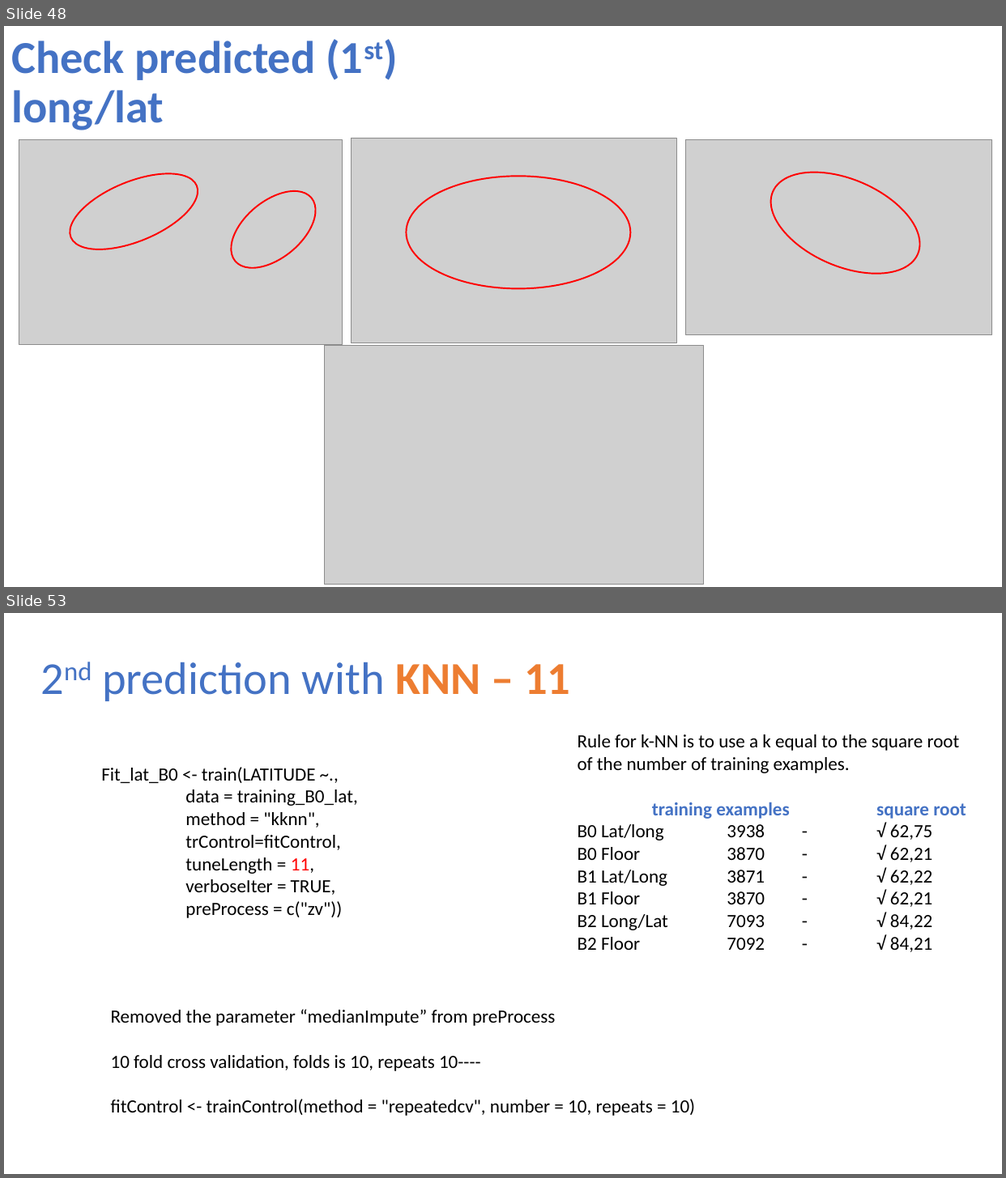
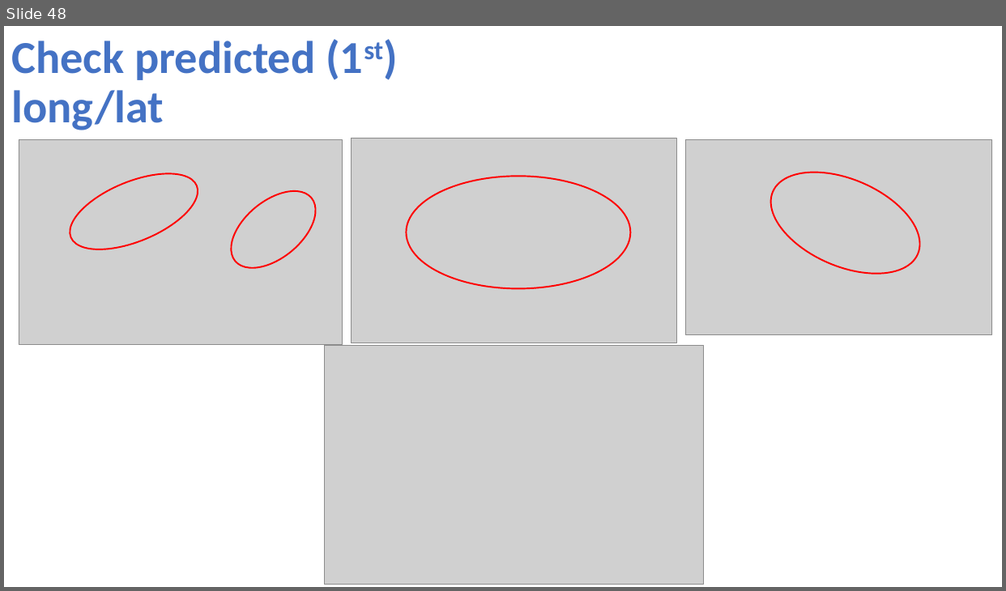
Before and after one commit to NatasjaFortuin/Wifi-locationing, a slide deck: Data etc/Pres Wifi.pptx. Shown one above the other, each under a label of ours: slides 48 and 53 before the commit, slide 48 after it; the slides between them are not shown. The pictures are 1006x1178 and 1006x591 pixels, drawn with LibreOffice and Linux fonts; fonts in the diff are those of the drawing; grey boxes stand for pictures. Boxes give left, top, right and bottom in pixels: in the first picture for what was removed or moved away, otherwise in the second. Text is boxed around its words. In the diff, an @@ line names an element or a change of style, - is before the commit and + after.

```diff
--- a/Data etc/Pres Wifi.pptx
+++ b/Data etc/Pres Wifi.pptx
@@ slide 53 removed at (4, 613, 1002, 1174), background #FFFFFF @@
@@ title removed at (102, 662, 570, 701) @@
-2nd prediction with KNN – 11
@@ text removed at (577, 735, 960, 952) @@
-Rule for k-NN is to use a k equal to the square root of the number of training examples.
-training examples square root
-B0 Lat/long 3938 - √ 62,75
-B0 Floor 3870 - √ 62,21
-B1 Lat/Long 3871 - √ 62,22
-B1 Floor 3870 - √ 62,21
-B2 Long/Lat 7093 - √ 84,22
-B2 Floor 7092 - √ 84,21
@@ text removed at (101, 767, 358, 918) @@
-Fit_lat_B0 <- train(LATITUDE ~.,
-data = training_B0_lat,
-method = "kknn",
-trControl=fitControl,
-tuneLength = 11,
-verboseIter = TRUE,
-preProcess = c("zv"))
@@ text removed at (111, 1009, 695, 1116) @@
-Removed the parameter “medianImpute” from preProcess
-10 fold cross validation, folds is 10, repeats 10----
-fitControl <- trainControl(method = "repeatedcv", number = 10, repeats = 10)
```
Also in this commit, not shown: 6 slides changed, 2 slides added, 1 other slide removed, 6 other files.
